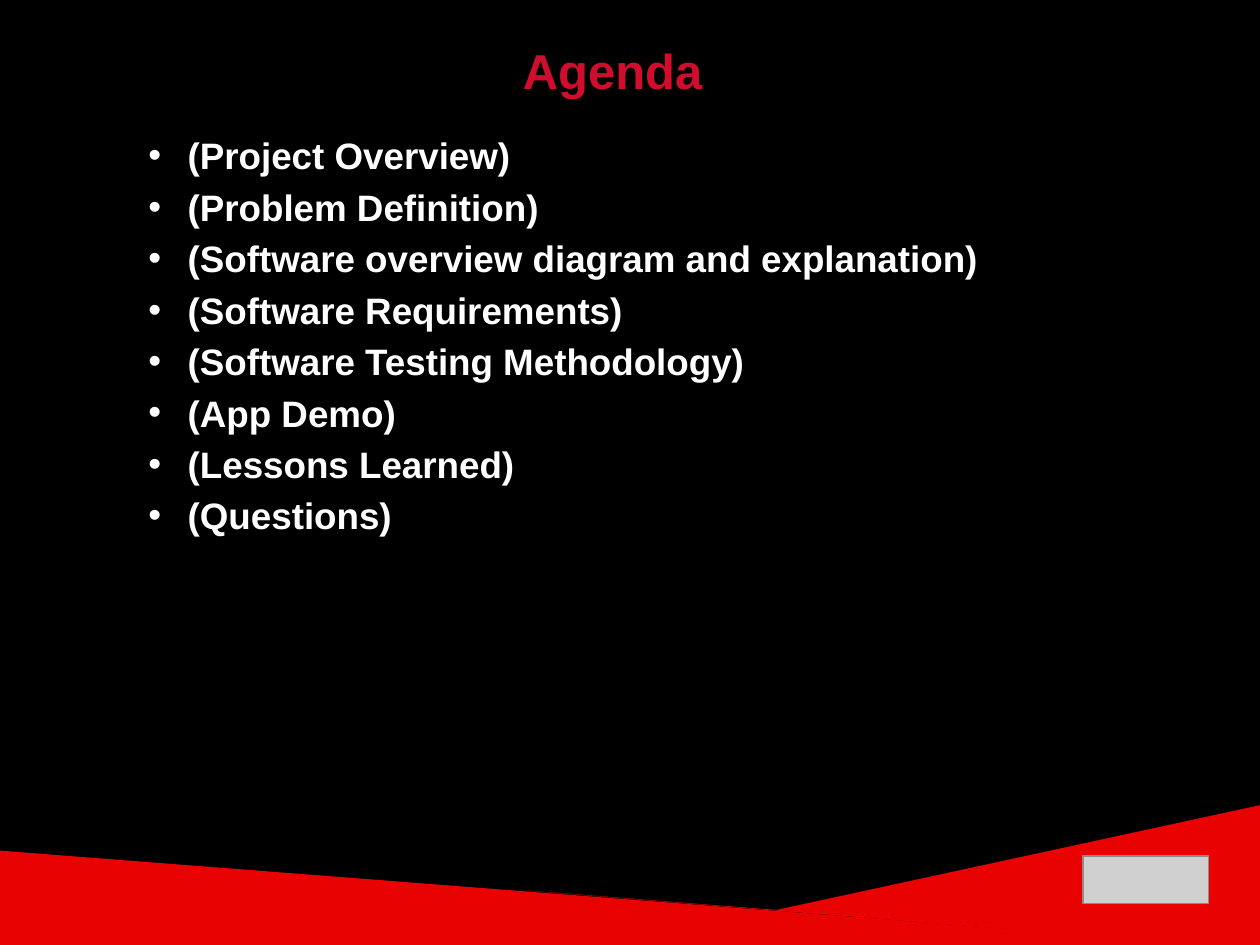
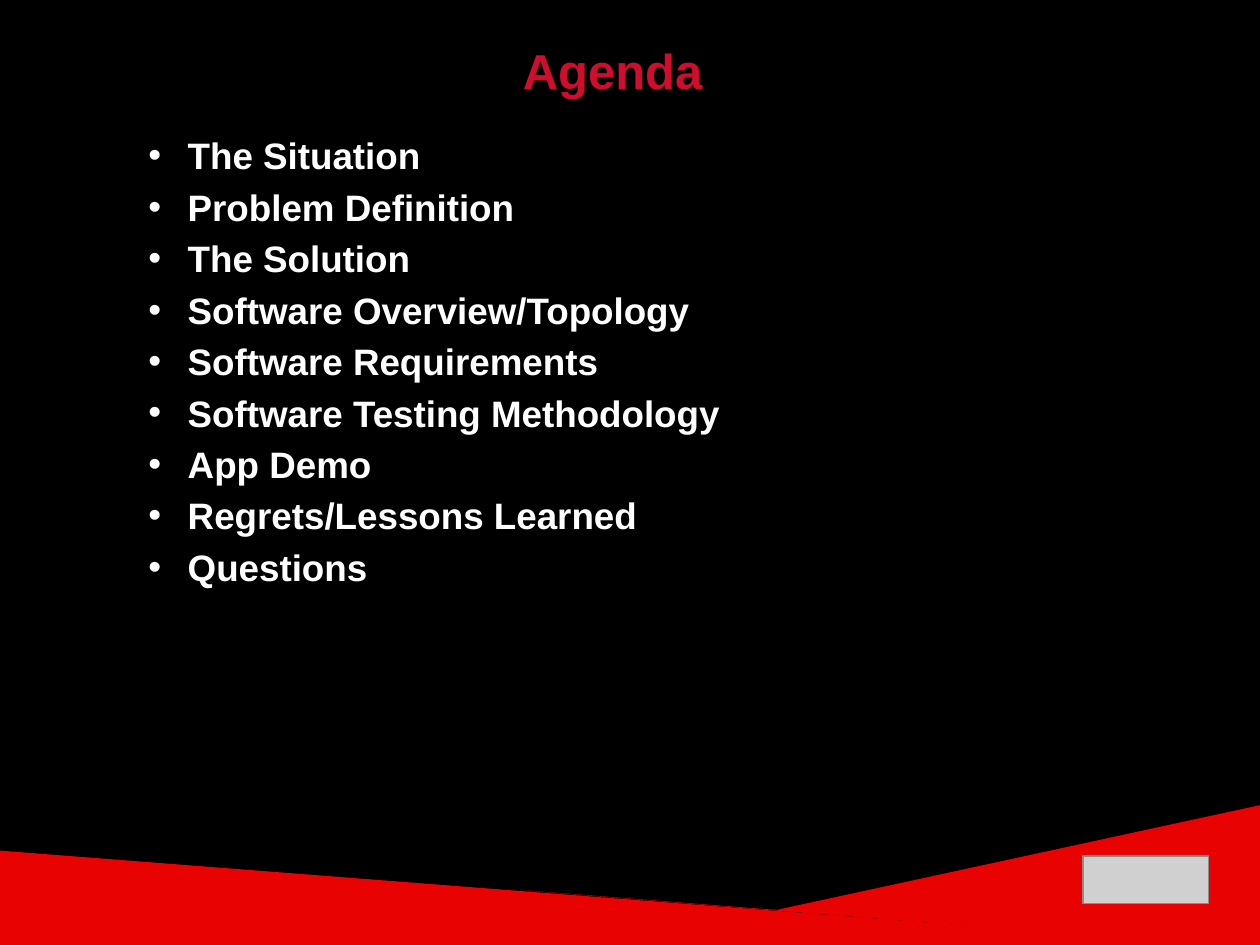
Before and after one commit to ckjarmon/CSUN-Dashboard, a slide deck: slide 2 of documentation/White Volley Girls - Final Project Presentation (Season 2).pptx. Drawn at 1260x945 pixels with LibreOffice and Linux fonts; fonts in the diff are those of the drawing; grey boxes stand for pictures. Boxes give left, top, right and bottom in pixels: in the first picture for what was removed or moved away, otherwise in the second. Text is boxed around its words. In the diff, an @@ line names an element or a change of style, - is before the commit and + after.

```diff
--- a/documentation/White Volley Girls - Final Project Presentation (Season 2).pptx
+++ b/documentation/White Volley Girls - Final Project Presentation (Season 2).pptx
@@ text at [188, 142, 719, 588]: text changed @@
-• (Project Overview)
-• (Problem Definition)
-• (Software overview diagram and explanation)
-• (Software Requirements)
-• (Software Testing Methodology)
-• (App Demo)
-• (Lessons Learned)
-• (Questions)
+• The Situation
+• Problem Definition
+• The Solution
+• Software Overview/Topology
+• Software Requirements
+• Software Testing Methodology
+• App Demo
+• Regrets/Lessons Learned
+• Questions
```
Also in this commit, not shown: 4 other slides changed, 8 slides added, 3 slides removed.
